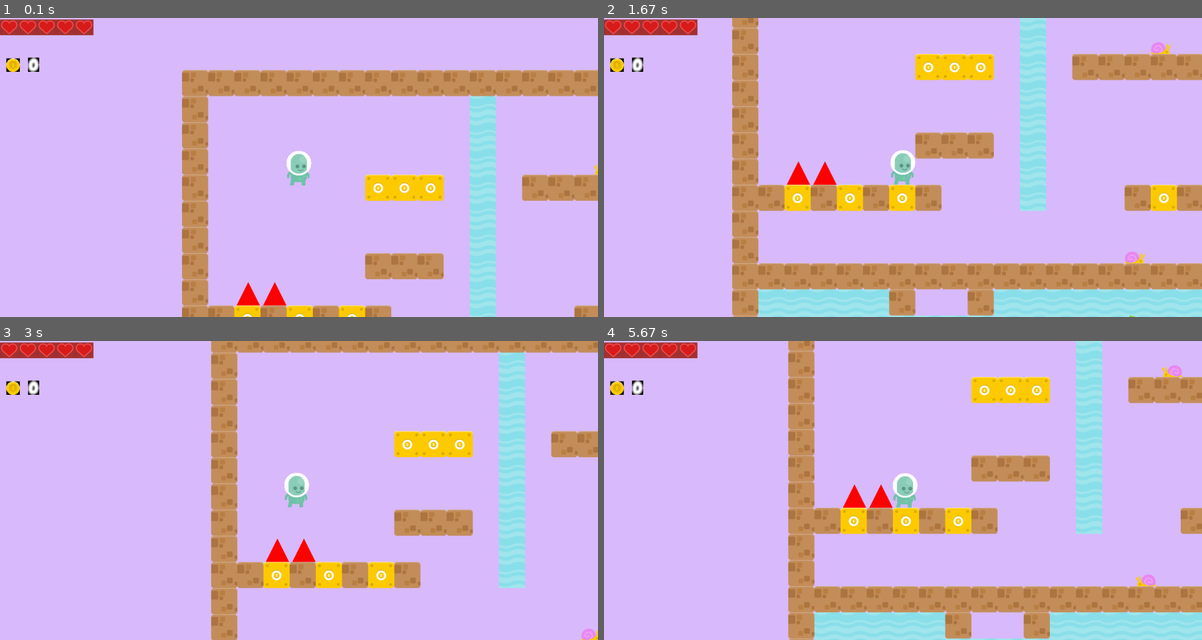
Above: before the commit, frames 1-4 (two rows, left to right).
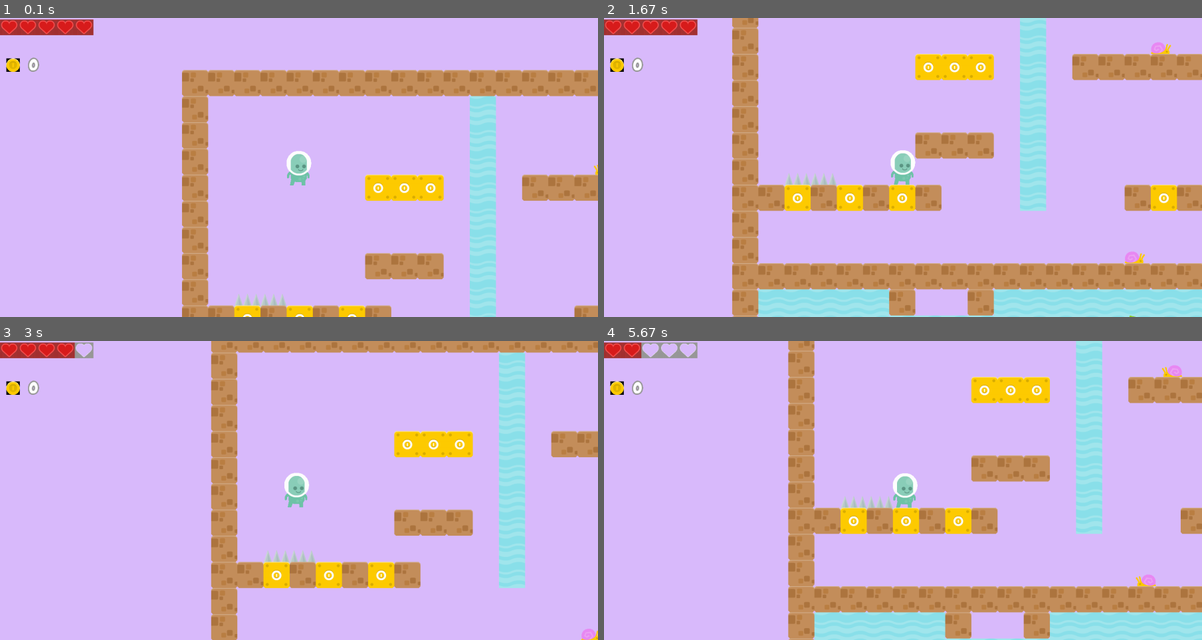
Above: after the commit, the same moments.

Repository: MahentNik/Project_pygame
Game: pygame game, started from main.py
Two runs of this game, one before a commit and one after it. Both use one fixed random seed, a clock stepped at 60 frames per second and the inputs below.
Inputs:
- Up to frame 1 (0.1 s): no input
- Up to frame 2 (1.67 s): hold Right 0.33-0.8 s; hold Up 0.83-1.13 s; hold Right 1.17-1.63 s
- Up to frame 3 (3 s): hold Left 1.67-2.2 s; hold Down 2.23-2.53 s; tap Space at 2.57 s; hold Left from 2.9 s (still down)
- Up to frame 4 (5.67 s): release Left at 3.3 s; hold Up 3.33-3.7 s; hold Right 3.73-4.37 s; hold Left 4.8-5.27 s; hold Right from 5.3 s (still down)

The runs differ from the first frame. In frame 1, 0.4% of the frame differs, in the area x 4-48%, y 13-97%; in frame 2, 0.4%; in frame 3, 0.6%; in frame 4, 0.9%, in the area x 4-49%, y 0-57%.

Commit message:
new spikes

Diff:
--- a/hud.py
+++ b/hud.py
@@ -48,14 +48,12 @@
 
         self.show_stats()
 
-    def collide(self, player, group, status=False):
-        return pygame.sprite.spritecollide(player, group, status)
-
-    def update(self, water_group, enemy_group, coin_group, air_group, may_get_damaged, is_time_o2, is_time__o2):
+    def update(self, water_group, enemy_group, coin_group, air_group, spikes_group,
+               may_get_damaged, is_time_o2, is_time__o2):
 
         self.visible_o2 = False
 
-        if self.collide(self.hero, enemy_group):
+        if collide(self.hero, enemy_group) or collide(self.hero, spikes_group):
             if may_get_damaged or self.firs_damage:
                 self.HP -= 1
                 self.firs_damage = False
@@ -71,15 +69,15 @@
             self.hero.kill()
             # если кислород кончится, то будет или смерть, или будкт отниматься по полхп
 
-        if self.collide(self.hero, coin_group, True):
+        if collide(self.hero, coin_group, True):
             self.coin_counter += 1
 
-        if self.collide(self.hero, water_group):
+        if collide(self.hero, water_group):
             self.visible_o2 = True
             if not self.timer__o2:
                 pygame.time.set_timer(RELOAD__o2, COOLDOWN__O2)
                 self.timer__o2 = True
-            if self.collide(self.hero, air_group):
+            if collide(self.hero, air_group):
                 if not self.timer_o2:
                     pygame.time.set_timer(RELOAD_o2, COOLDOWN_O2)
                     self.timer_o2 = True
@@ -99,6 +97,7 @@
             pygame.time.set_timer(RELOAD_o2, 0)
             self.timer__o2 = False
             self.timer_o2 = False
+
 
         self.show_stats()
 
@@ -141,3 +140,7 @@
 
         self.image = hud_screen
         self.rect = self.image.get_rect()
+
+
+def collide(player, group, status=False):
+    return pygame.sprite.spritecollide(player, group, status)
--- a/items.py
+++ b/items.py
@@ -15,8 +15,7 @@
     def __init__(self, x, y, coin_im, *groups):
         super().__init__(*groups)
         self.image = coin_im
-        self.rect = self.image.get_rect().move(x,
-                                               y - 70)
+        self.rect = self.image.get_rect().move(x, y - 70)
 
         self.gravity = gravity
 
@@ -27,15 +26,12 @@
         self.vy = random.choice(num2)
 
     def update(self, ground_group):
-        if not self.collide(self, ground_group):
+        if not collide(self, ground_group):
             self.vy += self.gravity
             self.rect.x += self.vx
             self.rect.y += self.vy
         else:
             self.vx, self.vy = 0, 0
-
-    def collide(self, player, group, status=False):
-        return pygame.sprite.spritecollide(player, group, status)
 
     # класс монета
 
@@ -49,3 +45,7 @@
     pass
     # класс руны которая делает тебя невоспреимчивым к урону на 5 сек (кулдаун 25 сек)
     # или дает тебе возможность пройти через тайную текстуру class Secret
+
+
+def collide(player, group, status=False):
+    return pygame.sprite.spritecollide(player, group, status)
--- a/load_image.py
+++ b/load_image.py
@@ -15,6 +15,8 @@
             color_key = image.get_at((0, 0))
         if color_key == -2:
             color_key = image.get_at((35, 0))
+        if color_key == -3:
+            color_key = image.get_at((0, 50))
         image.set_colorkey(color_key)
     else:
         image = image.convert_alpha()
--- a/main.py
+++ b/main.py
@@ -70,7 +70,8 @@
                 Water(x, y, tile_width, tile_height, images[5], water_group, all_sprites)
                 Fish(x, y, tile_width, tile_height, images[3], enemy_group, all_sprites)
             elif name_level[y][x] == 'd':
-                Spike(x, y, tile_width, tile_height, spikes_group, all_sprites)
+                #Air(x, y, tile_width, tile_height, air_group, all_sprites)
+                Spike(x, y, tile_width, tile_height, images[8], spikes_group, all_sprites)
     return hero, x, y
 
 
@@ -83,12 +84,13 @@
     water_image = load_image('liquidWater.png')
     coin_box = load_image("boxCoin.png", -1)
     coin_im = load_image("coinGold.png", -1)
-    images = [hero_im, brick, snail_image, fish_image, ladder_image, water_image, coin_box, coin_im]
+    spike_im = load_image('spikes.png', -1)
+    images = [hero_im, brick, snail_image, fish_image, ladder_image, water_image, coin_box, coin_im, spike_im]
     for_hud = [load_image("no_hp.png", -1), load_image("half_hp.png", -1), load_image("hp.png", -1),
                load_image("o2.png"), coin_im]
-    numbers = load_image("hud_0.png"), load_image("hud_1.png"), load_image("hud_2.png"), load_image(
-        "hud_3.png"), load_image("hud_4.png"), load_image("hud_5.png"), load_image("hud_6.png"), load_image(
-        "hud_7.png"), load_image("hud_8.png"), load_image("hud_9.png")
+    numbers = load_image("hud_0.png", -1), load_image("hud_1.png", -1), load_image("hud_2.png", -1), load_image(
+        "hud_3.png", -1), load_image("hud_4.png", -1), load_image("hud_5.png", -1), load_image("hud_6.png", -1), \
+        load_image("hud_7.png", -1), load_image("hud_8.png", -1), load_image("hud_9.png", -1)
     return images, for_hud, numbers
 
 
@@ -155,7 +157,7 @@
 
         hero.update(is_left, is_right, up, wat_up, wat_down, let_group, water_group, ladder_group, enemy_group,
                     coin_group, air_group, coin_box_group)
-        hud.update(water_group, enemy_group, coin_group, air_group, may_get_damaged,
+        hud.update(water_group, enemy_group, coin_group, air_group, spikes_group, may_get_damaged,
                    is_time_o2, is_time__o2)
 
         enemy_group.update()
--- a/tiles.py
+++ b/tiles.py
@@ -47,9 +47,8 @@
 
 class Spike(Tile):
 
-    def __init__(self, pos_x, pos_y, tile_width, tile_height, *groups):
+    def __init__(self, pos_x, pos_y, tile_width, tile_height, image, *groups):
         super().__init__(pos_x, pos_y, tile_width, tile_height, *groups)
-        self.image = pygame.Surface((tile_width, tile_height), pygame.SRCALPHA, 32)
-        self.points = [[pos_x, pos_y + tile_height], [pos_x + tile_width // 2, pos_y],
-                       [pos_x + tile_width, pos_y + tile_height]]
-        pygame.draw.polygon(self.image, pygame.Color("red"), self.points)
+        self.image = image
+        self.rect = self.image.get_rect().move(tile_width * pos_x,
+                                               tile_height * pos_y + 39)
Binary file added: data/spikes.png
